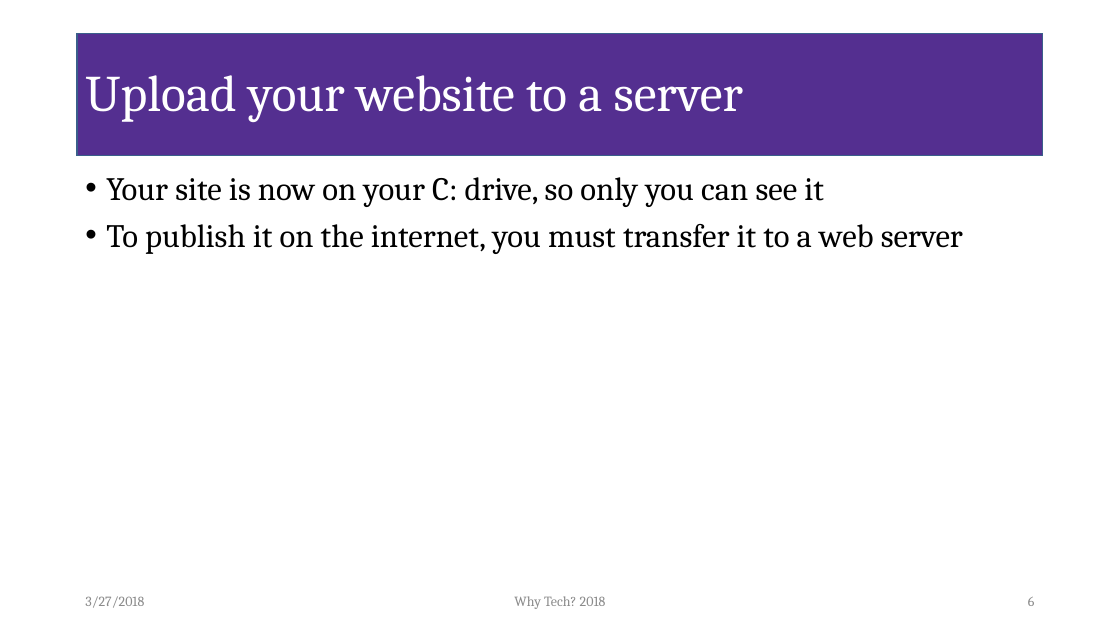
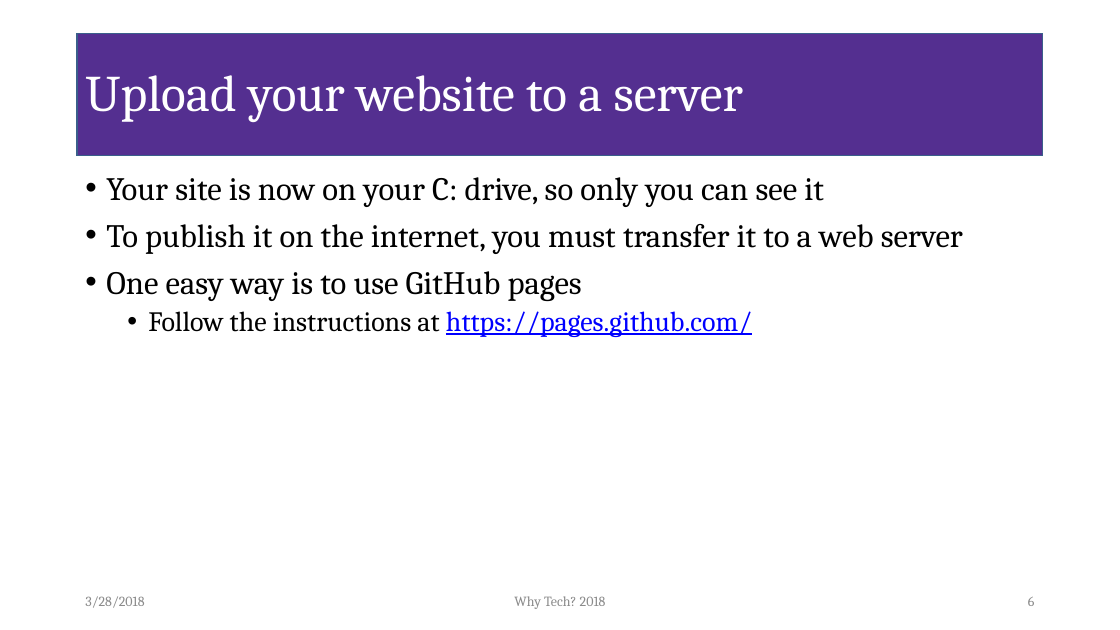
Before and after one commit to beingand/aFit-Website-files, a slide deck: slide 6 of afitWebWorkshop.pptx. Drawn at 1120x630 pixels with LibreOffice and Linux fonts; fonts in the diff are those of the drawing; background and template pictures are left out. Boxes give left, top, right and bottom in pixels: in the first picture for what was removed or moved away, otherwise in the second. Text is boxed around its words. In the diff, an @@ line names an element or a change of style, - is before the commit and + after.

```diff
--- a/afitWebWorkshop.pptx
+++ b/afitWebWorkshop.pptx
@@ text at bbox=[106, 271, 752, 337]: paragraphs added @@
+• One easy way is to use GitHub pages
+  • Follow the instructions at https://pages.github.com/
@@ text at bbox=[85, 596, 144, 608]: text changed @@
-3/27/2018
+3/28/2018
```
Also in this commit, not shown: 1 other slide changed, 1 slide removed.
